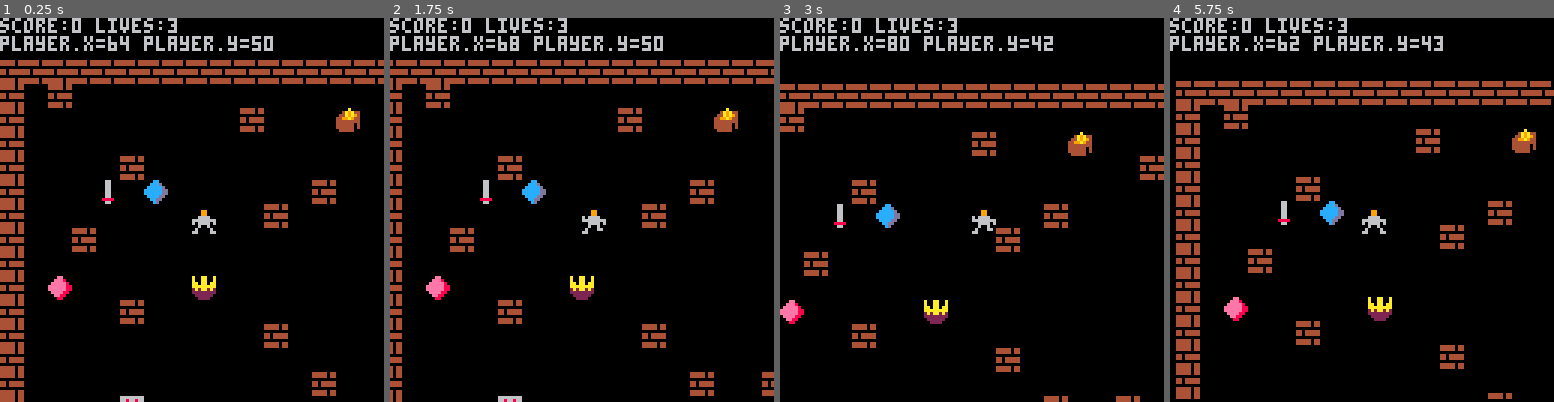
Above: before the commit, frames 1-4 (left to right).
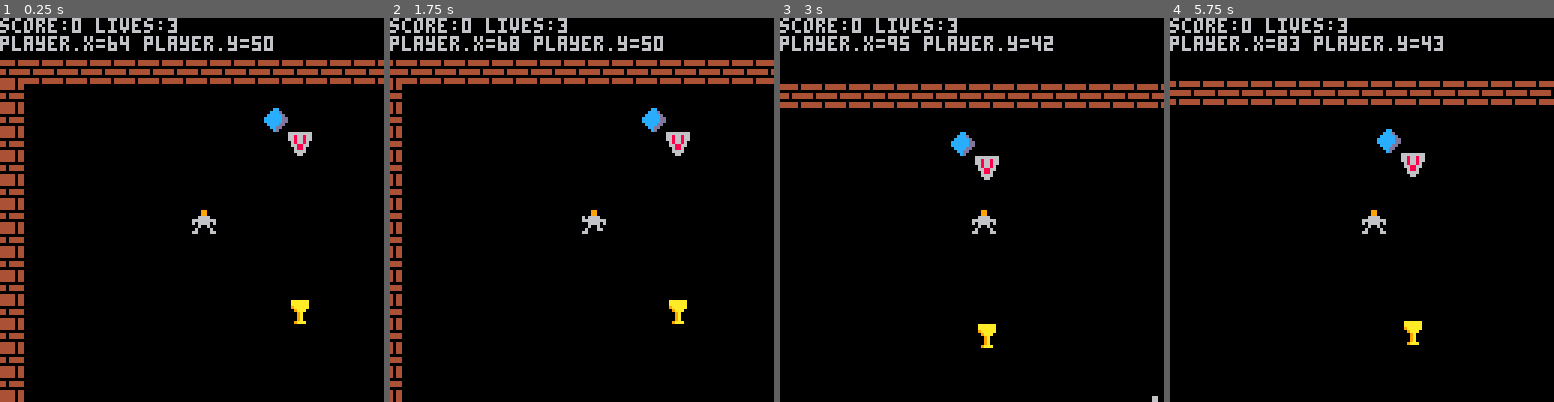
Above: after the commit, the same moments.

Repository: HNE74/pico8
Game: PICO-8 cartridge dtreasure/dtreasure.p8
Two runs of this game, one before a commit and one after it. Both use one fixed random seed, a clock stepped at 60 frames per second and the inputs below.
Inputs:
- Up to frame 1 (0.25 s): no input
- Up to frame 2 (1.75 s): tap X (X key) at 0.33, 1.07 s; tap O (Z key) at 0.7, 1.7 s; hold Right from 1.6 s (still down)
- Up to frame 3 (3 s): tap X (X key) at 1.85, 2.97 s; release Right at 2.1 s; tap O (Z key) at 2.1, 2.5, 2.9 s; hold Up 2.15-2.42 s; hold Right from 2.47 s (still down)
- Up to frame 4 (5.75 s): release Right at 3.03 s; hold Left 3.08-3.58 s; tap O (Z key) every 0.4 s from 3.3 to 5.7 s; hold Down 3.63-3.97 s; hold Right 4.02-4.68 s; tap X (X key) at 4.08, 5.2 s; hold Up 4.73-5.03 s; hold Left 5.08-5.68 s; hold Down from 5.73 s (still down)

The runs differ from the first frame. In frame 1, 4.3% of the frame differs, in the area x 12-94%, y 17-100%; in frame 2, 4.4%; in frame 3, 5.6%; in frame 4, 8.5%, in the area x 0-100%, y 4-100%.

Commit message:
world creation by function

Diff:
--- a/dtreasure/dtreasure.p8
+++ b/dtreasure/dtreasure.p8
@@ -1,37 +1,10 @@
 pico-8 cartridge // http://www.pico-8.com
 version 16
 __lua__
-world={}
-world[1 ]={1,1,1,1,1,1,1,1,1,1,1,1,1,1,1,1,1,1,1,1,1 }
-world[2 ]={1,0,1,0,0,0,0,0,0,0,0,0,0,0,0,0,0,0,0,0,1 }
-world[3 ]={1,0,0,0,0,0,0,0,0,0,1,0,0,0,0,0,0,0,0,0,1 }
-world[4 ]={1,0,0,0,0,0,0,0,0,0,0,0,0,0,0,0,0,1,0,0,1 }
-world[5 ]={1,0,0,0,0,1,0,0,0,0,0,0,0,0,0,0,0,0,0,0,1 }
-world[6 ]={1,0,0,0,0,0,0,0,0,0,0,0,0,1,0,0,0,0,0,0,1 }
-world[7 ]={1,0,0,0,0,0,0,0,0,0,0,1,0,0,0,0,0,0,0,0,1 }
-world[8 ]={1,0,0,1,0,0,0,0,0,0,0,0,0,0,0,0,0,0,0,0,1 }
-world[9 ]={1,0,0,0,0,0,0,0,0,0,0,0,0,0,0,0,0,0,0,0,1 }
-world[10]={1,0,0,0,0,0,0,0,0,0,0,0,0,0,0,0,0,0,0,0,1 }
-world[11]={1,0,0,0,0,1,0,0,0,0,0,0,0,0,0,0,0,0,0,0,1 }
-world[12]={1,0,0,0,0,0,0,0,0,0,0,1,0,0,0,0,0,0,0,0,1 }
-world[13]={1,0,0,0,0,0,0,0,0,0,0,0,0,0,0,0,0,0,0,0,1 }
-world[14]={1,0,0,0,0,0,0,0,0,0,0,0,0,1,0,0,1,0,0,0,1 }
-world[15]={1,0,0,0,0,0,0,0,0,0,0,0,0,0,0,0,0,0,0,0,1 }
-world[16]={1,0,0,0,0,0,1,0,0,0,0,0,0,0,0,0,0,0,0,0,1 }
-world[17]={1,0,0,0,0,0,0,0,0,0,0,0,0,0,0,0,0,0,0,0,1 }
-world[18]={1,0,0,0,0,0,0,0,0,0,0,0,0,0,0,1,0,0,0,0,1 }
-world[19]={1,0,0,0,0,0,0,0,0,0,0,0,0,0,0,0,0,0,0,0,1 }
-world[20]={1,1,1,1,1,1,1,1,1,1,1,1,1,1,1,1,1,1,1,1,1 }
-world.xcamoffset=0
-world.ycamoffset=14
-world.xcam=0
-world.ycam=0
-world.tiles={}
-world.width=21
-world.height=20
 
 function _init()
   create_game()
+  create_world()
   create_tiles()
   create_dragon()
   create_treasure_tiles()
@@ -41,6 +14,32 @@
   create_dead()
 end
 
+function create_world()
+  world={}
+  world.xcamoffset=0
+  world.ycamoffset=14
+  world.xcam=0
+  world.ycam=0
+  world.tiles={}
+  world.width=30
+  world.height=30
+
+  for y=1,world.height do
+    world[y]={}
+    if y==1 or y==world.height then
+      for x=1,world.width do
+        add(world[y],1)
+      end
+    else
+      add(world[y],1)
+      for x=2,world.width-1 do
+        add(world[y],0)
+      end
+      add(world[y],1)
+    end
+  end
+end
+
 function create_game()
   game={}
   game.bgcolor=0
@@ -68,8 +67,8 @@
 
 function create_tiles()
   for y=1,#world do
-    for x=1,#world[y] do        xt=((x-1)*8)
-      yt=((y-1)*8)
+    for x=1,#world[y] do
+      xt,yt=((x-1)*8),((y-1)*8)
     	 tile={}
     	 tile.h,tile.w=8,8
     	 tile.sprite=fetch_tile_sprite(x,y)
